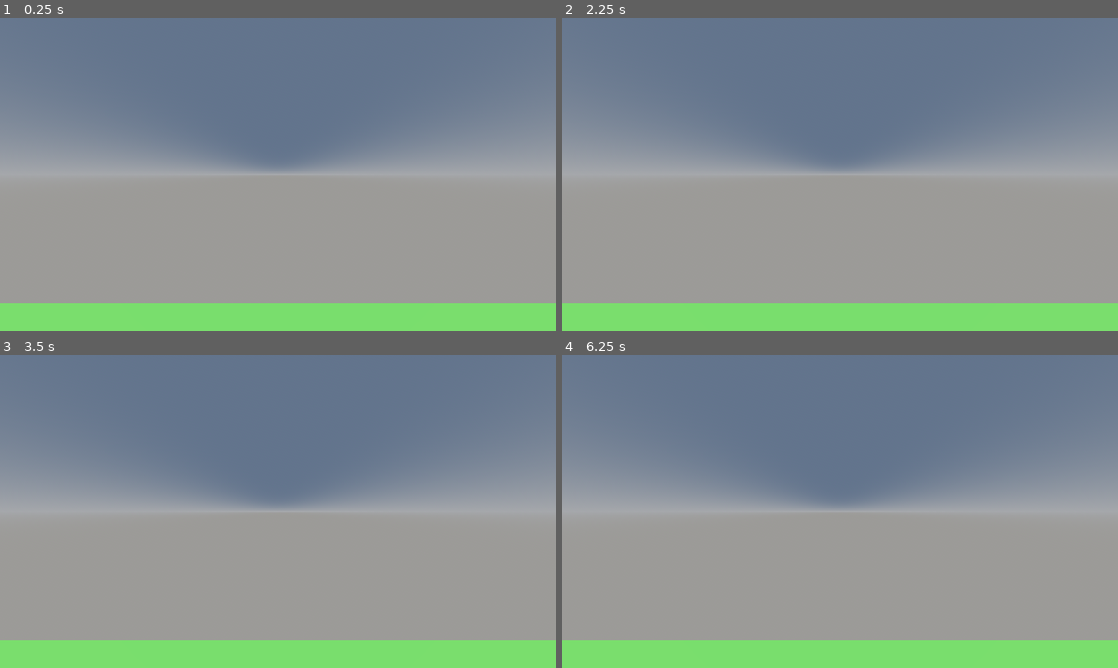
Above: before the commit, frames 1-4 (two rows, left to right).
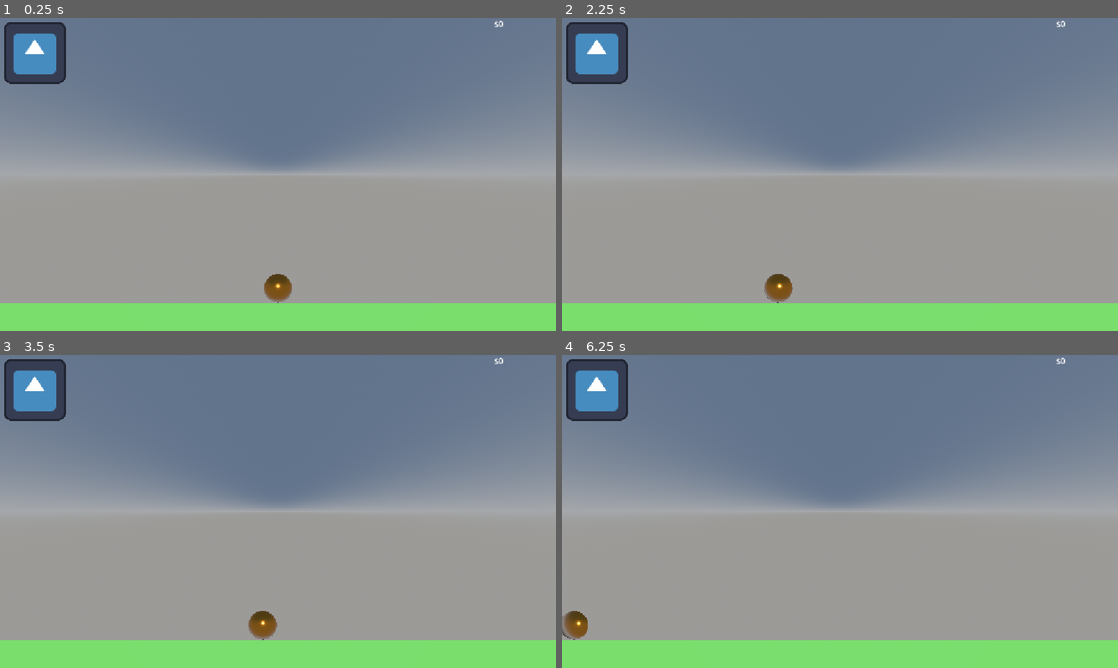
Above: after the commit, the same moments.

Repository: LuEklund/Zenon
Game: Godot game, scene res://scenes/main.tscn
Same seed, same stepped clock (60 frames per second), same inputs: the game is played once before the commit and once after it. The project has no main scene, so this scene is started directly. The engine's default icon, where the game draws it, is replaced by a stand-in: a white triangle on a blue panel in a dark square.
Inputs (mouse positions are in pixels of both pictures, inside the frame that each line leads up to):
- Up to frame 1 (0.25 s): no input
- Up to frame 2 (2.25 s): click (595, 52) at 0.52 s; click (595, 52) at 1.27 s; tap Enter at 2 s; move the mouse to (962, 158) at 2.02 s; hold D (move_right) from 2.03 s (still down); hold Space (test) from 2.03 s (still down); click (962, 158) at 2.17 s
- Up to frame 3 (3.5 s): tap 1 (spawn_miner, bound only after the commit) at 2.3, 2.85 s; move the mouse to (166, 527) at 2.77 s; release D (move_right) at 2.78 s; release Space (test) at 2.78 s; hold A (move_left) from 2.78 s (still down); click (166, 527) at 2.92 s; tap Space (test) at 3.05 s
- Up to frame 4 (6.25 s): move the mouse to (895, 442) at 3.52 s; release A (move_left) at 3.53 s; hold Shift (move_fast) 3.53-4.28 s; hold D (move_right) 3.53-5.03 s; click (895, 442) at 3.67 s; tap 1 (spawn_miner, bound only after the commit) at 3.8 s; move the mouse to (812, 574) at 4.27 s; tap Space (test) at 4.35, 5, 5.85 s; click (812, 574) at 4.42 s; move the mouse to (1006, 558) at 5.02 s; hold 1 (spawn_miner, bound only after the commit) 5.03-5.78 s; hold A (move_left) from 5.03 s (still down); click (1006, 558) at 5.17 s; tap Enter at 5.75 s; move the mouse to (673, 464) at 5.77 s; click (673, 464) at 5.92 s

The runs differ from the first frame. In frame 1, 2.6% of the frame differs, in the area x 0-91%, y 0-92%; in frame 2, 2.6%; in frame 3, 2.6%; in frame 4, 2.5%.
Error after the commit: Assertion failed: Unit scene does not have a Unit root: type=1, scene=goblin_man.tscn (res://scripts/player/Player.gd:35)

Commit message:
Stuff not working

Diff:
--- a/project.godot
+++ b/project.godot
@@ -43,6 +43,11 @@
 "events": [Object(InputEventKey,"resource_local_to_scene":false,"resource_name":"","device":-1,"window_id":0,"alt_press …(191 unchanged characters)…
 ]
 }
+spawn_miner={
+"deadzone": 0.2,
+"events": [Object(InputEventKey,"resource_local_to_scene":false,"resource_name":"","device":-1,"window_id":0,"alt_pressed":false,"shift_pressed":false,"ctrl_pressed":false,"meta_pressed":false,"pressed":false,"keycode":0,"physical_keycode":49,"key_label":0,"unicode":49,"location":0,"echo":false,"script":null)
+]
+}
 
 [physics]
 
--- /dev/null
+++ b/scenes/ai_controller.tscn
@@ -0,0 +1,12 @@
+[gd_scene format=3 uid="uid://chc38m5mm8x3t"]
+
+[ext_resource type="Script" uid="uid://b43tnufstergk" path="res://scripts/player/ai_controller.gd" id="1_0blnn"]
+
+[node name="AiController" type="Node" unique_id=1232702342]
+script = ExtResource("1_0blnn")
+
+[node name="SpawnTimer" type="Timer" parent="." unique_id=492302087]
+wait_time = 5.0
+autostart = true
+
+[connection signal="timeout" from="SpawnTimer" to="." method="_on_spawn_timer_timeout"]
--- a/scenes/player.tscn
+++ b/scenes/player.tscn
@@ -1,8 +1,8 @@
 [gd_scene format=3 uid="uid://be8qbmt0fe144"]
 
-[ext_resource type="Script" uid="uid://bdg5a6ignpmgc" path="res://scripts/Player.gd" id="1_dqkch"]
-[ext_resource type="Script" uid="uid://dp1tkk4p3v7nj" path="res://scenes/units/structure.gd" id="1_qhqgy"]
-[ext_resource type="PackedScene" uid="uid://bxottdcs83qgk" path="res://scenes/gold_deposit.tscn" id="2_g2els"]
+[ext_resource type="Script" uid="uid://bdg5a6ignpmgc" path="res://scripts/player/Player.gd" id="1_dqkch"]
+[ext_resource type="Script" uid="uid://dp1tkk4p3v7nj" path="res://scripts/units/structure.gd" id="1_qhqgy"]
+[ext_resource type="PackedScene" uid="uid://bxottdcs83qgk" path="res://scenes/units/gold_deposit.tscn" id="2_g2els"]
 
 [sub_resource type="BoxMesh" id="BoxMesh_dgfsc"]
 size = Vector3(3, 3, 2)
--- /dev/null
+++ b/scenes/ui/hud.tscn
@@ -0,0 +1,43 @@
+[gd_scene format=3 uid="uid://wcm8fssonn3x"]
+
+[ext_resource type="Script" uid="uid://b84v88yf4bwn1" path="res://scripts/player/hud.gd" id="1_bo48s"]
+[ext_resource type="Texture2D" uid="uid://4q335xxs2p" path="res://icon.svg" id="1_hqnrr"]
+[ext_resource type="Texture2D" uid="uid://c3q6nm8m5vmf4" path="res://assets/textures/goblin.png" id="2_bo48s"]
+
+[node name="Hud" type="Node" unique_id=445809307]
+script = ExtResource("1_bo48s")
+metadata/_custom_type_script = "uid://cpt8owy3ikgo8"
+
+[node name="Control" type="Control" parent="." unique_id=1960564282]
+layout_mode = 3
+anchors_preset = 0
+offset_right = 40.0
+offset_bottom = 40.0
+
+[node name="Gold" type="Label" parent="Control" unique_id=1355624888]
+layout_mode = 0
+offset_left = 1024.0
+offset_right = 1152.0
+offset_bottom = 64.0
+text = "$0"
+
+[node name="SpawnMiner" type="TextureButton" parent="Control" unique_id=1367692932]
+layout_mode = 0
+offset_left = 8.0
+offset_top = 8.0
+offset_right = 136.0
+offset_bottom = 136.0
+texture_normal = ExtResource("1_hqnrr")
+texture_pressed = ExtResource("2_bo48s")
+
+[node name="SpawnGoblin" type="TextureButton" parent="Control" unique_id=919489750]
+layout_mode = 0
+offset_left = 8.0
+offset_top = 8.0
+offset_right = 136.0
+offset_bottom = 136.0
+texture_normal = ExtResource("1_hqnrr")
+texture_pressed = ExtResource("2_bo48s")
+
+[connection signal="pressed" from="Control/SpawnMiner" to="." method="_on_spawn_miner_pressed"]
+[connection signal="pressed" from="Control/SpawnGoblin" to="." method="_on_spawn_goblin_pressed"]
--- a/scenes/units/goblin_man.tscn
+++ b/scenes/units/goblin_man.tscn
@@ -1,20 +1,21 @@
 [gd_scene format=3 uid="uid://dnnfxm4ecxb3m"]
 
-[ext_resource type="Script" uid="uid://br7eg87oj0egv" path="res://scripts/MeleeUnit.gd" id="1_jlhkc"]
+[ext_resource type="Script" uid="uid://br7eg87oj0egv" path="res://scripts/units/MeleeUnit.gd" id="1_jlhkc"]
 [ext_resource type="Texture2D" uid="uid://c3q6nm8m5vmf4" path="res://assets/textures/goblin.png" id="2_jlhkc"]
 
 [sub_resource type="BoxShape3D" id="BoxShape3D_p3g3q"]
 
-[sub_resource type="StandardMaterial3D" id="StandardMaterial3D_wdfag"]
+[sub_resource type="StandardMaterial3D" id="StandardMaterial3D_jlhkc"]
 albedo_texture = ExtResource("2_jlhkc")
 
 [sub_resource type="QuadMesh" id="QuadMesh_dgfsc"]
-material = SubResource("StandardMaterial3D_wdfag")
+material = SubResource("StandardMaterial3D_jlhkc")
 
 [node name="GoblinMan" type="StaticBody3D" unique_id=474934368]
 collision_layer = 3
 collision_mask = 3
 script = ExtResource("1_jlhkc")
+type = 1
 metadata/_custom_type_script = "uid://3hr5ol7rf35r"
 
 [node name="Collision" type="CollisionShape3D" parent="." unique_id=1104631551]
--- a/scenes/gold_deposit.tscn
+++ b/scenes/units/gold_deposit.tscn
@@ -1,7 +1,7 @@
 [gd_scene format=3 uid="uid://bxottdcs83qgk"]
 
-[ext_resource type="Script" uid="uid://dp1tkk4p3v7nj" path="res://scenes/units/structure.gd" id="1_h3kr1"]
-[ext_resource type="Material" uid="uid://bmfbvpkeh63ol" path="res://assets/materials/gold.tres" id="1_wdfag"]
+[ext_resource type="Script" uid="uid://xykasvq2dn7m" path="res://scripts/units/gold_deposit.gd" id="1_p8g0e"]
+[ext_resource type="Material" uid="uid://bmfbvpkeh63ol" path="res://assets/materials/gold.tres" id="2_ldlc7"]
 
 [sub_resource type="BoxShape3D" id="BoxShape3D_dgfsc"]
 
@@ -10,8 +10,8 @@
 [node name="GoldDeposit" type="StaticBody3D" unique_id=1346128720]
 collision_layer = 0
 collision_mask = 4
-script = ExtResource("1_h3kr1")
-team = 3
+script = ExtResource("1_p8g0e")
+health = 1000.0
 metadata/_custom_type_script = "uid://3hr5ol7rf35r"
 
 [node name="Collision" type="CollisionShape3D" parent="." unique_id=2146112708]
--- /dev/null
+++ b/scenes/units/miner.tscn
@@ -0,0 +1,26 @@
+[gd_scene format=3 uid="uid://bd15315403pua"]
+
+[ext_resource type="Script" uid="uid://br7eg87oj0egv" path="res://scripts/units/MeleeUnit.gd" id="1_g7yb4"]
+
+[sub_resource type="BoxShape3D" id="BoxShape3D_txt4u"]
+
+[sub_resource type="TorusMesh" id="TorusMesh_oje41"]
+inner_radius = 0.25
+outer_radius = 0.5
+
+[node name="Miner" type="StaticBody3D" unique_id=738124442]
+script = ExtResource("1_g7yb4")
+metadata/_custom_type_script = "uid://3hr5ol7rf35r"
+
+[node name="Collision" type="CollisionShape3D" parent="." unique_id=612628179]
+transform = Transform3D(1, 0, 0, 0, 1, 0, 0, 0, 1, 0, 0.5, 0)
+shape = SubResource("BoxShape3D_txt4u")
+
+[node name="Mesh" type="MeshInstance3D" parent="." unique_id=1448092573]
+transform = Transform3D(-1, 0, 0, 0, -7.069269e-08, -1, 0, 1.6172602, -4.371139e-08, 0, 0.5, 0)
+mesh = SubResource("TorusMesh_oje41")
+
+[node name="DamageRay" type="RayCast3D" parent="." unique_id=12077291]
+transform = Transform3D(1, 0, 0, 0, 1, 0, 0, 0, 1, 0, 0.5, 0)
+target_position = Vector3(1, 0, 0)
+collision_mask = 0
--- a/scenes/units/structure.gd
+++ /dev/null
@@ -1,7 +0,0 @@
-extends Unit
-
-func _ready() -> void:
-	died.connect(_on_died)
-
-func _on_died() -> void:
-	queue_free()
--- a/scripts/Player.gd
+++ /dev/null
@@ -1,25 +0,0 @@
-class_name Player
-extends Node3D
-
-@onready var statue: Unit = $Statue
-@onready var spawner: Node3D = $Spawner
-
-
-@export var units: Array[PackedScene] = [
-	preload("res://scenes/units/goblin_man.tscn"),
-]
-
-@export var team: int
-
-func spawn(new_team: int) -> void:
-	team = new_team
-	statue.team = new_team
-
-func _input(event: InputEvent) -> void:
-	if event.is_action_pressed("test"): spawn_unit(0)
-
-func spawn_unit(index: int) -> void:
-	var unit = units[index].instantiate()
-	unit.team = team
-
-	spawner.add_child(unit);
--- a/scripts/Unit.gd
+++ /dev/null
@@ -1,16 +0,0 @@
-class_name Unit
-extends StaticBody3D
-
-signal damaged(amount: float)
-signal died
-
-@export var team: int = 0
-@export var health: float = 100.0
-
-func damage(amount: float) -> void:
-	if health <= 0.0: return
-
-	health = maxf(health - amount, 0.0)
-	damaged.emit(amount)
-
-	if health <= 0.0: died.emit()
--- a/scripts/camera.gd
+++ b/scripts/camera.gd
@@ -17,17 +17,11 @@
 var target_zoom: float
 var current_speed: float = 0.0
 
-
 func _ready() -> void:
 	target_zoom = camera.size
 	current_speed = default_speed
 
-
 func _physics_process(delta: float) -> void:
-	# ----------------------------------------
-	# Movement
-	# ----------------------------------------
-
 	var base_speed := (
 		fast_speed
 		if Input.is_action_pressed("move_fast")
@@ -54,24 +48,12 @@
 		100.0
 	)
 
-	# ----------------------------------------
-	# Zoom
-	# ----------------------------------------
-
 	var zoom_changed := not is_equal_approx(
 		camera.size,
 		target_zoom
 	)
 
 	if zoom_changed:
-		# This is the important part copied in concept
-		# from the existing RTS camera implementation:
-		#
-		# 1. Remember the world point under the mouse.
-		# 2. Change zoom.
-		# 3. Find the new world point under the mouse.
-		# 4. Move the camera by their difference.
-
 		var mouse := get_viewport().get_mouse_position()
 
 		var before := get_mouse_world_position(mouse)
@@ -129,10 +111,8 @@
 	var origin := camera.project_ray_origin(mouse)
 	var direction := camera.project_ray_normal(mouse)
 
-	if is_zero_approx(direction.y):
-		return origin
+	if is_zero_approx(direction.y): return origin
 
-	# Intersection with Y = 0.
 	var distance := -origin.y / direction.y
 
 	return origin + direction * distance
--- a/scripts/map.gd
+++ b/scripts/map.gd
@@ -1,19 +1,35 @@
 extends Node3D
 
-@export var player: PackedScene = preload("res://scenes/player.tscn")
 @export var size: float = 100.0
 
+@export var hud_scene: PackedScene = preload("res://scenes/ui/hud.tscn")
+@export var ai_scene: PackedScene = preload("res://scenes/ai_controller.tscn")
+
+@export var player: PackedScene = preload("res://scenes/player.tscn")
+@export var gold_deposit: PackedScene = preload("res://scenes/units/gold_deposit.tscn")
+
 func _ready() -> void:
+	var hud := hud_scene.instantiate() as PlayerController
+	var ai := ai_scene.instantiate() as PlayerController
+	add_child(hud)
+	add_child(ai)
+
 	var player_1 := player.instantiate() as Player
 	var player_2 := player.instantiate() as Player
+	var gold_deposit_middle := gold_deposit.instantiate() as Unit
 
 	add_child(player_1)
 	add_child(player_2)
 
-	player_1.spawn(0)
-	player_2.spawn(1)
+	player_1.spawn(hud, 0)
+	player_2.spawn(ai, 1)
 
 	player_1.position.x = -size
 	player_2.position.x = size
 
 	player_2.scale.x = -1
+
+
+	add_child(gold_deposit_middle)
+	gold_deposit_middle.team = 3
+	gold_deposit_middle.position = global_position
--- /dev/null
+++ b/scripts/player/Player.gd
@@ -0,0 +1,46 @@
+class_name Player
+extends Node3D
+
+@onready var statue: Unit = $Statue
+@onready var spawner: Node3D = $Spawner
+
+var controller: PlayerController
+var team: int
+
+var gold: float = 900.0:
+	set(value):
+		gold = value
+
+		var hud = get_node("Hud")
+		if hud:
+			var label := hud.get_node("Gold") as Label
+			label.text = "$" + str(gold)
+
+	get:
+		return gold
+
+func spawn(new_controller: PlayerController, new_team: int) -> void:
+	assert(new_controller != null, "Player requires a controller")
+	controller = new_controller
+	controller.spawn_unit.connect(_on_spawn_unit)
+
+	team = new_team
+	statue.team = team
+
+func _on_spawn_unit(unit_kind: Unit.Kind) -> void:
+	var scene := controller.get_scene(unit_kind)
+	assert(scene != null)
+
+	var unit := scene.instantiate() as Unit
+	assert(
+		unit != null,
+		"Unit scene does not have a Unit root: type=%s, scene=%s"
+			% [unit_kind, scene.resource_path.get_file()]
+	)
+
+	unit.player = self
+	unit.kind = unit_kind
+
+	if unit_kind != Unit.Kind.MINER: unit.team = team
+
+	spawner.add_child(unit)
--- /dev/null
+++ b/scripts/player/PlayerController.gd
@@ -0,0 +1,25 @@
+class_name PlayerController
+extends Node
+
+@export var unit_scenes: Array[UnitScene] = [
+	UnitScene.new(
+		Unit.Kind.MINER,
+		preload("res://scenes/units/miner.tscn"),
+	),
+	UnitScene.new(
+		Unit.Kind.GOBLIN_MAN,
+		preload("res://scenes/units/goblin_man.tscn"),
+	),
+]
+
+@warning_ignore("unused_signal")
+signal spawn_unit(kind: Unit.Kind)
+
+func get_scene(kind: Unit.Kind) -> PackedScene:
+	for unit_scene in unit_scenes:
+		if unit_scene.kind != kind: continue
+		assert(unit_scene.scene != null, "No scene assigned for unit kind: %s" % kind)
+		return unit_scene.scene
+
+	assert(false, "No scene registered for unit kind: %s" % kind)
+	return null
--- /dev/null
+++ b/scripts/player/ai_controller.gd
@@ -0,0 +1,4 @@
+extends PlayerController
+
+func _on_spawn_timer_timeout() -> void:
+	spawn_unit.emit(Unit.Kind.MINER)
--- /dev/null
+++ b/scripts/player/hud.gd
@@ -0,0 +1,12 @@
+extends PlayerController
+
+
+func _input(event: InputEvent) -> void:
+	if event.is_action_pressed("spawn_miner"): spawn_unit.emit(Unit.Kind.MINER)
+	if event.is_action_pressed("test"): spawn_unit.emit(Unit.Kind.GOBLIN_MAN)
+
+func _on_spawn_miner_pressed() -> void:
+	spawn_unit.emit(Unit.Kind.MINER)
+
+func _on_spawn_goblin_pressed() -> void:
+	spawn_unit.emit(Unit.Kind.GOBLIN_MAN)
--- a/scripts/MeleeUnit.gd
+++ b/scripts/units/MeleeUnit.gd
@@ -1,6 +1,4 @@
 extends Unit
-
-signal attacking(target: Unit)
 
 @onready var damage_ray: RayCast3D = $DamageRay
 
@@ -11,13 +9,8 @@
 func _ready() -> void:
 	died.connect(_on_died)
 
-	if team == 0:
-		collision_layer = 1
-		damage_ray.collision_mask = 2
-
-	elif team == 1:
-		collision_layer = 2
-		damage_ray.collision_mask = 1
+	collision_layer = team_collision_layer()
+	damage_ray.collision_mask = enemy_collision_mask()
 
 func _physics_process(delta: float) -> void:
 	var target := get_target()
@@ -25,7 +18,7 @@
 	if target == null:
 		position.x += speed * delta
 	else:
-		attack(target)
+		attack(target, damage_amount)
 
 
 func get_target() -> Unit:
@@ -35,9 +28,5 @@
 	if target == null or target.team == team: return null
 	return target
 
-func attack(target: Unit) -> void:
-	target.damage(damage_amount)
-	attacking.emit(target)
-
 func _on_died() -> void:
 	queue_free()
--- /dev/null
+++ b/scripts/units/Unit.gd
@@ -0,0 +1,51 @@
+class_name Unit
+extends StaticBody3D
+
+enum Kind {
+	MINER,
+	GOBLIN_MAN, # tmp
+}
+
+signal attacking(target: Unit)
+signal damaged(attacker: Unit, amount: float)
+signal died
+
+@export var team: int = 0
+@export var kind: Kind
+@export var health: float = 100.0
+@export var player: Player
+
+
+func attack(target: Unit, amount: float) -> void:
+	if not is_instance_valid(target):
+		return
+	if target == self or amount <= 0.0:
+		return
+
+	target.damage(self, amount)
+	attacking.emit(target)
+
+
+func damage(attacker: Unit, amount: float) -> void:
+	if not is_instance_valid(attacker):
+		return
+	if health <= 0.0 or amount <= 0.0:
+		return
+
+	health = maxf(health - amount, 0.0)
+	damaged.emit(attacker, amount)
+
+	if health == 0.0:
+		died.emit()
+
+
+func team_collision_layer() -> int:
+	var group := 0 if team < 2 else 2
+	var side := team if team < 2 else team - 3
+	return 1 << (group + side)
+
+
+func enemy_collision_mask() -> int:
+	var group := 0 if team < 2 else 2
+	var side := team if team < 2 else team - 3
+	return 1 << (group + (1 - side))
--- /dev/null
+++ b/scripts/units/UnitScene.gd
@@ -0,0 +1,9 @@
+class_name UnitScene
+extends Resource
+
+@export var kind: Unit.Kind
+@export var scene: PackedScene
+
+func _init(unit_kind: Unit.Kind, unit_scene: PackedScene) -> void:
+	self.kind = unit_kind
+	self.scene = unit_scene
--- /dev/null
+++ b/scripts/units/gold_deposit.gd
@@ -0,0 +1,11 @@
+extends Unit
+
+@export var richness: float = 40.0 / 60
+
+func _ready() -> void:
+	damaged.connect(_damaged)
+	collision_layer = team_collision_layer()
+
+func _damaged(attacker: Unit, _amount: float) -> void:
+	attacker.player.gold += richness
+	health = 1000
--- /dev/null
+++ b/scripts/units/structure.gd
@@ -0,0 +1,10 @@
+extends Unit
+
+@export var can_die: bool = true
+
+func _ready() -> void:
+	died.connect(_on_died)
+	collision_layer = team_collision_layer()
+
+func _on_died() -> void:
+	if can_die: queue_free()
Not shown: 1 places in scenes/units/gold_deposit.tscn that only renumber resources
Renamed: scripts/Player.gd.uid -> scripts/player/Player.gd.uid
Not shown, added: scripts/player/PlayerController.gd.uid
Not shown, added: scripts/player/ai_controller.gd.uid
Not shown, added: scripts/player/hud.gd.uid
Renamed: scripts/MeleeUnit.gd.uid -> scripts/units/MeleeUnit.gd.uid
Renamed: scripts/Unit.gd.uid -> scripts/units/Unit.gd.uid
Not shown, added: scripts/units/UnitScene.gd.uid
Not shown, added: scripts/units/gold_deposit.gd.uid
Renamed: scenes/units/structure.gd.uid -> scripts/units/structure.gd.uid
